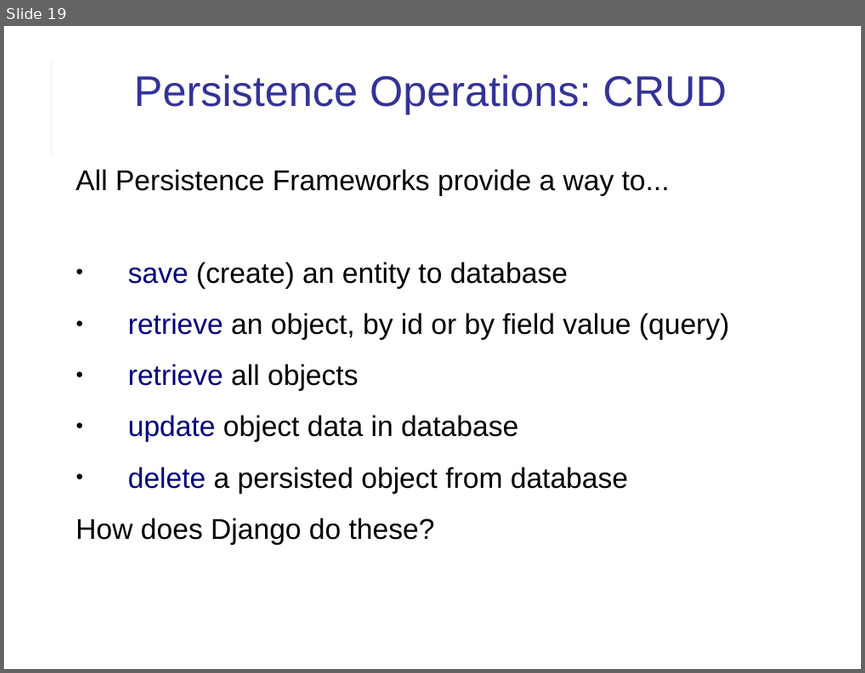
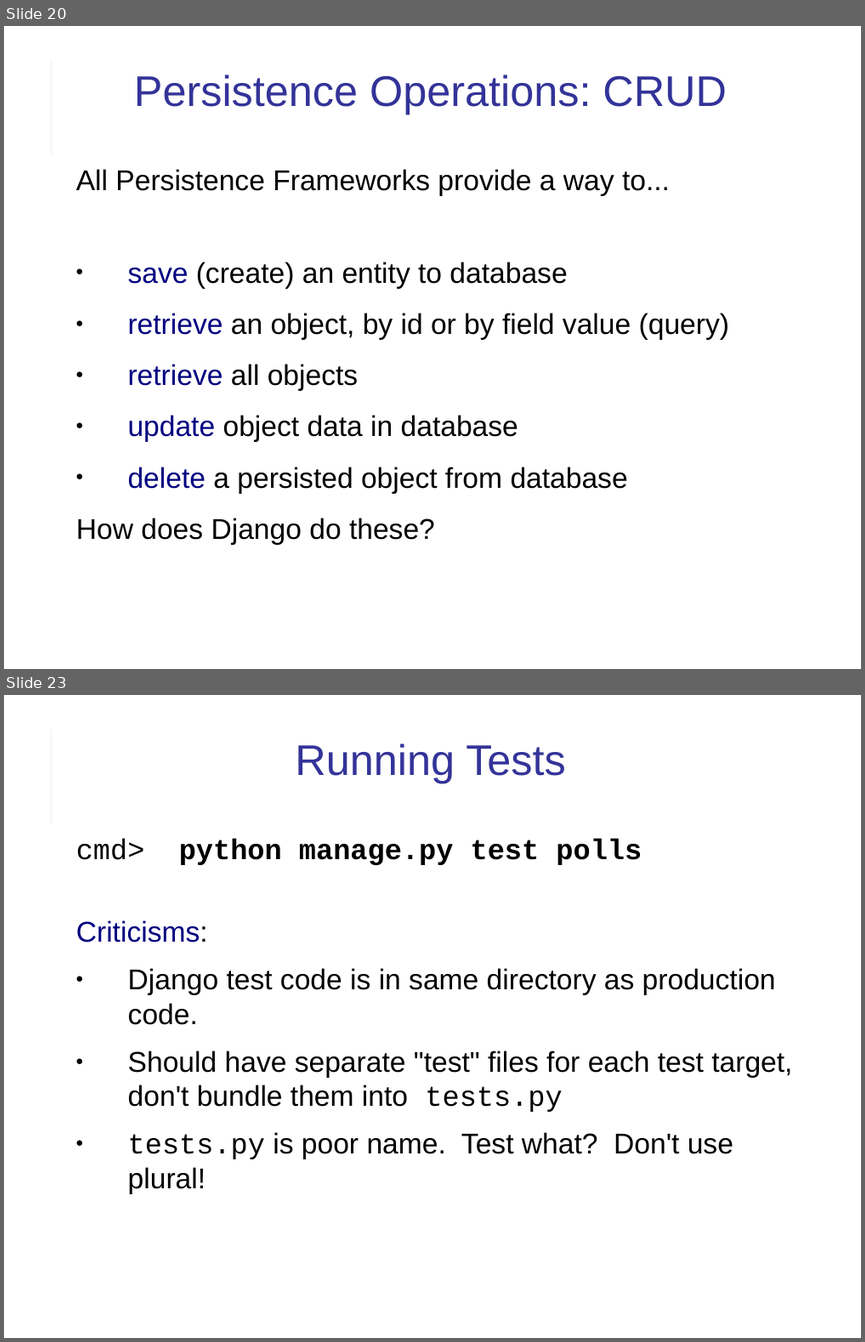
Before and after one commit to cpske/ISP, a slide deck: web/Django-review-1.ppt. Shown one above the other, each under a label of ours: slide 19 before the commit, slides 20 and 23 after it; the slides between them are not shown. The pictures are 865x673 and 865x1342 pixels, drawn with LibreOffice and Linux fonts; fonts in the diff are those of the drawing. Boxes give left, top, right and bottom in pixels: in the first picture for what was removed or moved away, otherwise in the second. Text is boxed around its words. In the diff, an @@ line names an element or a change of style, - is before the commit and + after.

```diff
--- a/web/Django-review-1.ppt
+++ b/web/Django-review-1.ppt
@@ slide 23 added at <box>4,695,861,1338</box>, background #FFFFFF; not listed: 2 template elements that a slide beside it also shows @@
@@ title added at <box>295,743,566,783</box>, 36 pt, text #333399 @@
+Running Tests
@@ text added at <box>76,838,792,1194</box>, 24 pt, text #000000 @@
+cmd> python manage.py test polls
+Criticisms:
+● Django test code is in same directory as production code.
+● Should have separate "test" files for each test target, don't bundle them into tests.py
+● tests.py is poor name. Test what? Don't use plural!
@@ what was slide 19 is now slide 20 @@
```
Also in this commit, not shown: 4 slides changed, 6 other slides added, 3 other files.
